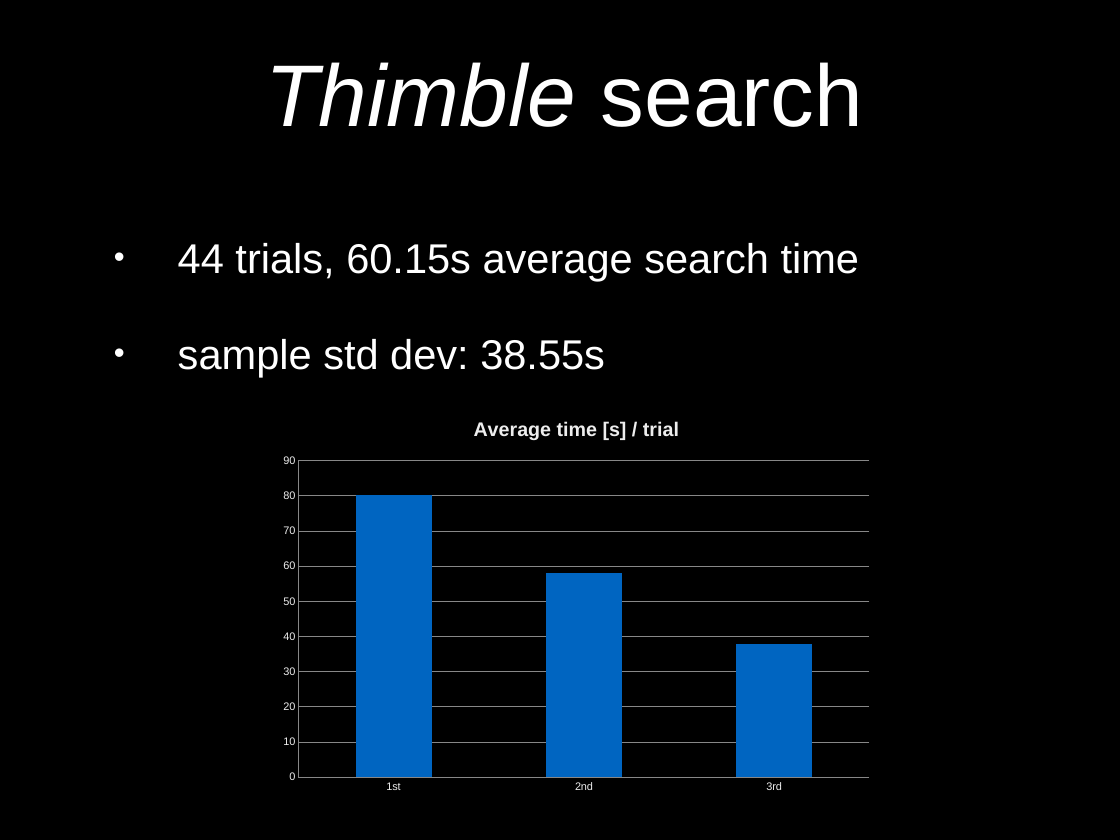
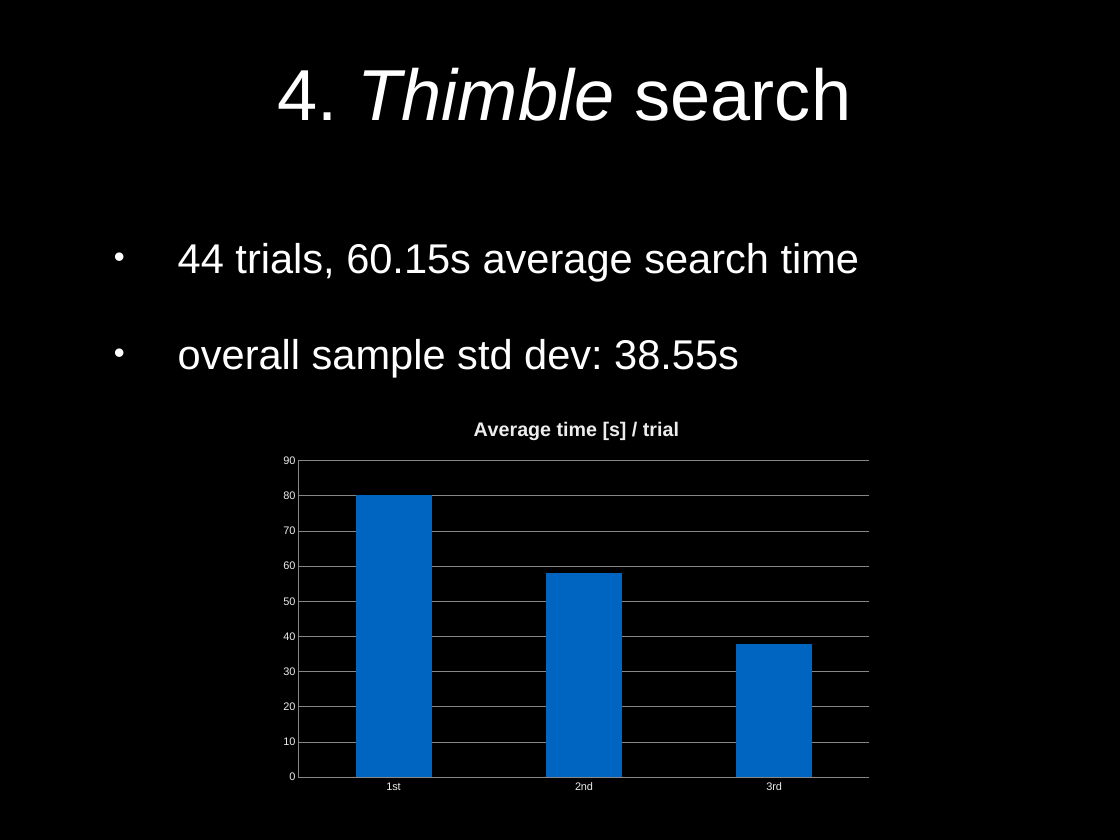
Before and after one commit to RVirmoors/viconOSC, a slide deck: slide 13 of _am/_ppt/amostly-grig.pptx (slide 14 before the commit). Drawn at 1120x840 pixels with LibreOffice and Linux fonts; fonts in the diff are those of the drawing. Boxes give left, top, right and bottom in pixels: in the first picture for what was removed or moved away, otherwise in the second. Text is boxed around its words. In the diff, an @@ line names an element or a change of style, - is before the commit and + after.

```diff
--- a/_am/_ppt/amostly-grig.pptx
+++ b/_am/_ppt/amostly-grig.pptx
@@ title at box(278, 67, 852, 121): text changed; size 80 to 66 pt; italic off @@
-Thimble search
+4. Thimble search
@@ text at box(178, 339, 739, 377): text changed @@
-• sample std dev: 38.55s
+• overall sample std dev: 38.55s
```
Also in this commit, not shown: 7 other slides changed, 8 slides added, 7 slides removed, 1 other file.
